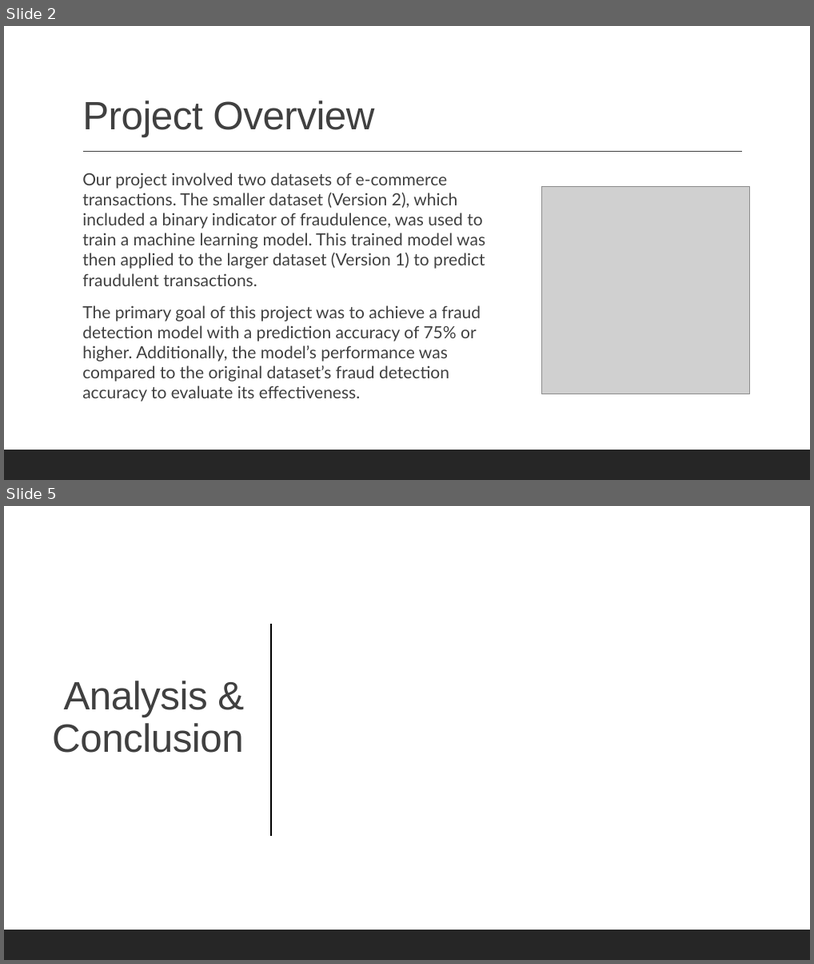
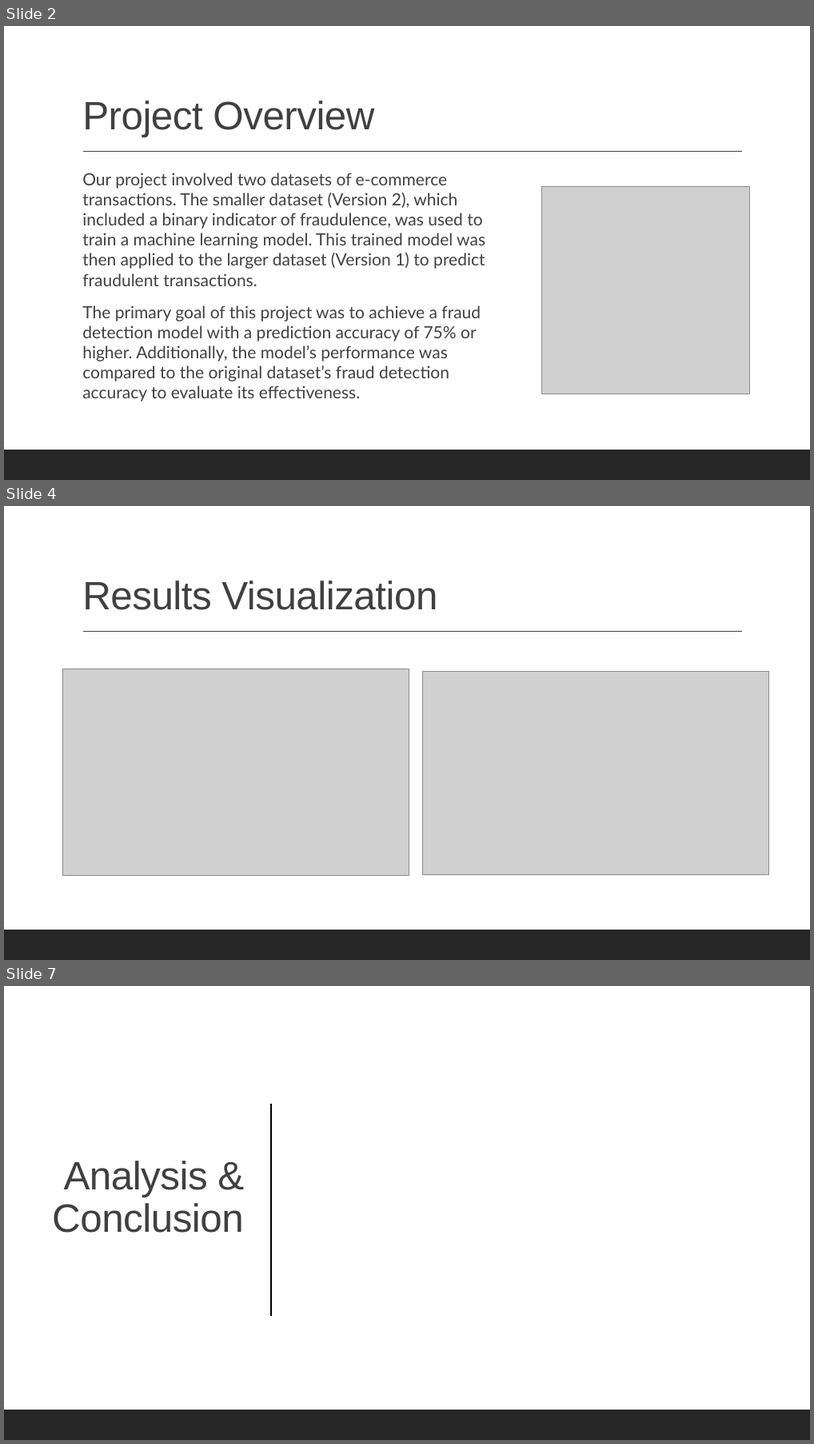
Before and after one commit to aferrodelgado/Project-4, a slide deck: Project 4 Presentation.pptx. Shown one above the other, each under a label of ours: slides 2 and 5 before the commit, slides 2, 4 and 7 after it; the slides between them are not shown. The pictures are 814x964 and 814x1444 pixels, drawn with LibreOffice and Linux fonts; fonts in the diff are those of the drawing; grey boxes stand for pictures. Boxes give left, top, right and bottom in pixels: in the first picture for what was removed or moved away, otherwise in the second. Text is boxed around its words. In the diff, an @@ line names an element or a change of style, - is before the commit and + after.

Commit message:
updating images and pptx

```diff
--- a/Project 4 Presentation.pptx
+++ b/Project 4 Presentation.pptx
@@ slide 4 added at (4, 506, 810, 960), background #FFFFFF @@
@@ title added at (82, 580, 438, 610), 47 pt, text #404040 @@
+Results Visualization
@@ line added from (83, 632) to (742, 632), #404040 1 pt @@
@@ picture added at (62, 668, 410, 876) @@
@@ picture added at (423, 672, 770, 875) @@
@@ rectangle added at (4, 929, 810, 960), fill #262626 @@
@@ what was slide 5 is now slide 7 @@
```
Also in this commit, not shown: 1 slide changed, 2 other slides added, 1 slide removed, 13 other files.
